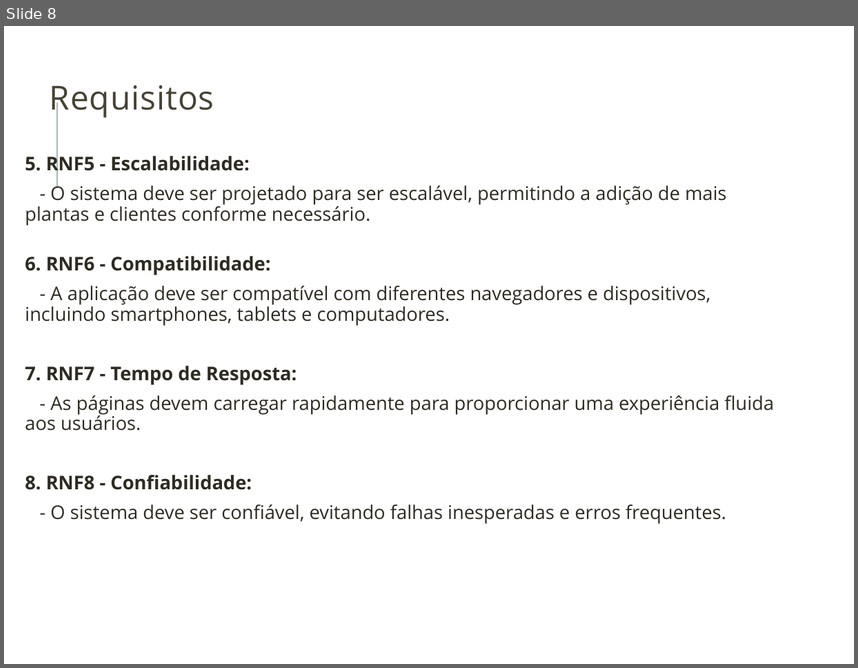
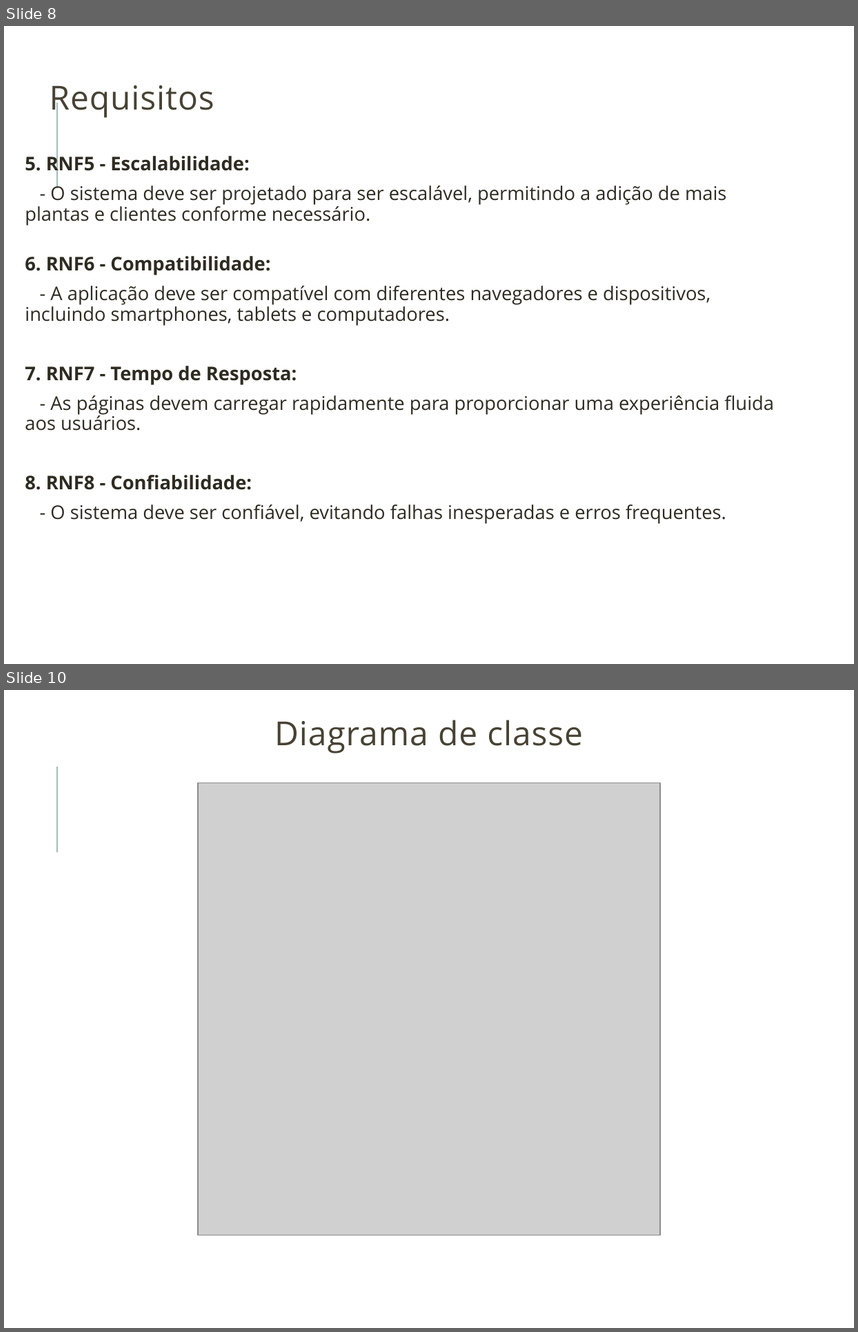
Before and after one commit to erik-tomelin/arborizacao_social, a slide deck: Template_defesa_tema.pptx. Shown one above the other, each under a label of ours: slide 8 before the commit, slides 8 and 10 after it; the slides between them are not shown. The pictures are 858x668 and 858x1332 pixels, drawn with LibreOffice and Linux fonts; fonts in the diff are those of the drawing; grey boxes stand for pictures; background and template pictures are left out. Boxes give left, top, right and bottom in pixels: in the first picture for what was removed or moved away, otherwise in the second. Text is boxed around its words. In the diff, an @@ line names an element or a change of style, - is before the commit and + after.

```diff
--- a/Template_defesa_tema.pptx
+++ b/Template_defesa_tema.pptx
@@ slide 10 added at (4,690,854,1328), background picture (left out); not listed: 1 template element that a slide beside it also shows @@
@@ title added at (274,720,583,753), 28 pt, text #474233 @@
+Diagrama de classe
@@ picture added at (198,782,660,1235) @@
```
Also in this commit, not shown: 5 slides changed, 5 other slides added, 1 slide removed.
